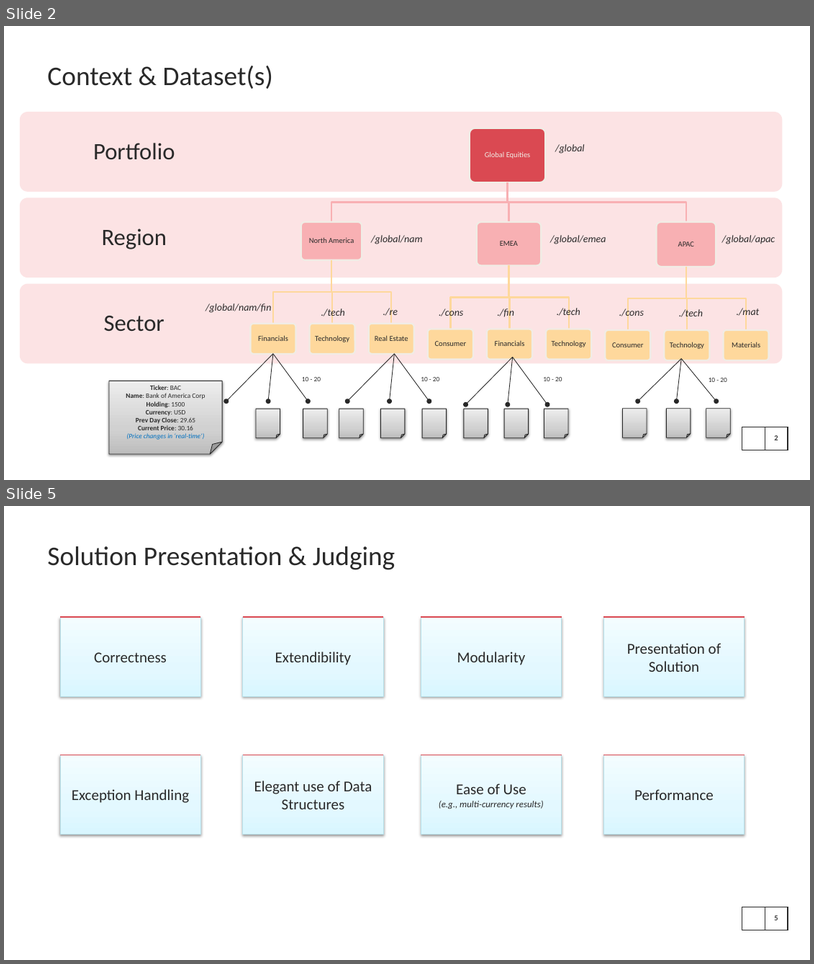
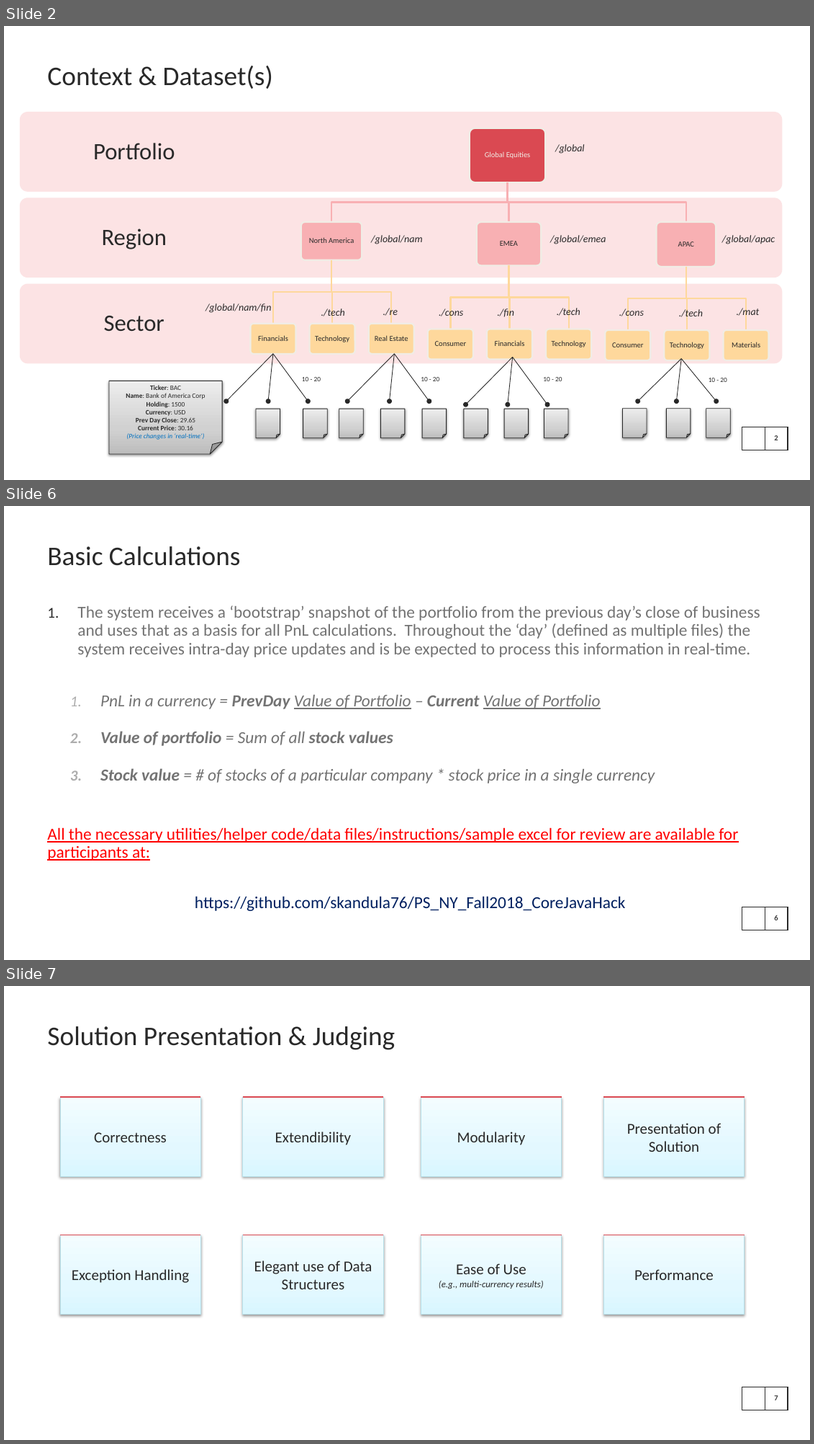
Before and after one commit to skandula76/PS_NY_Fall2018_CoreJavaHack, a slide deck: Java_Hack_2018_Nov.pptx. Shown one above the other, each under a label of ours: slides 2 and 5 before the commit, slides 2, 6 and 7 after it; the slides between them are not shown. The pictures are 814x964 and 814x1444 pixels, drawn with LibreOffice and Linux fonts; fonts in the diff are those of the drawing; background and template pictures are left out. Boxes give left, top, right and bottom in pixels: in the first picture for what was removed or moved away, otherwise in the second. Text is boxed around its words. In the diff, an @@ line names an element or a change of style, - is before the commit and + after.

```diff
--- a/Java_Hack_2018_Nov.pptx
+++ b/Java_Hack_2018_Nov.pptx
@@ slide 6 added at <box>4,506,810,960</box>, background #FFFFFF; not listed: 2 template elements that a slide beside it also shows @@
@@ title added at <box>47,546,241,566</box>, 32 pt, text #292929 @@
+Basic Calculations
@@ text added at <box>47,605,761,911</box>, 20 pt, text #747474 @@
+1. The system receives a ‘bootstrap’ snapshot of the portfolio from the previous day’s close of business and uses that as a basis for all PnL calculations. Throughout the ‘day’ (defined as multiple files) the system receives intra-day price updates and is be expected to process this information in real-time.
+  1. PnL in a currency = PrevDay Value of Portfolio – Current Value of Portfolio
+  2. Value of portfolio = Sum of all stock values
+  3. Stock value = # of stocks of a particular company * stock price in a single currency
+All the necessary utilities/helper code/data files/instructions/sample excel for review are available for participants at:
+https://github.com/skandula76/PS_NY_Fall2018_CoreJavaHack
@@ what was slide 5 is now slide 7 @@
@@ page number at <box>774,1395,778,1400</box>: text changed @@
-5
+7
```
Also in this commit, not shown: 3 slides changed, 1 other slide added, 1 other file.
